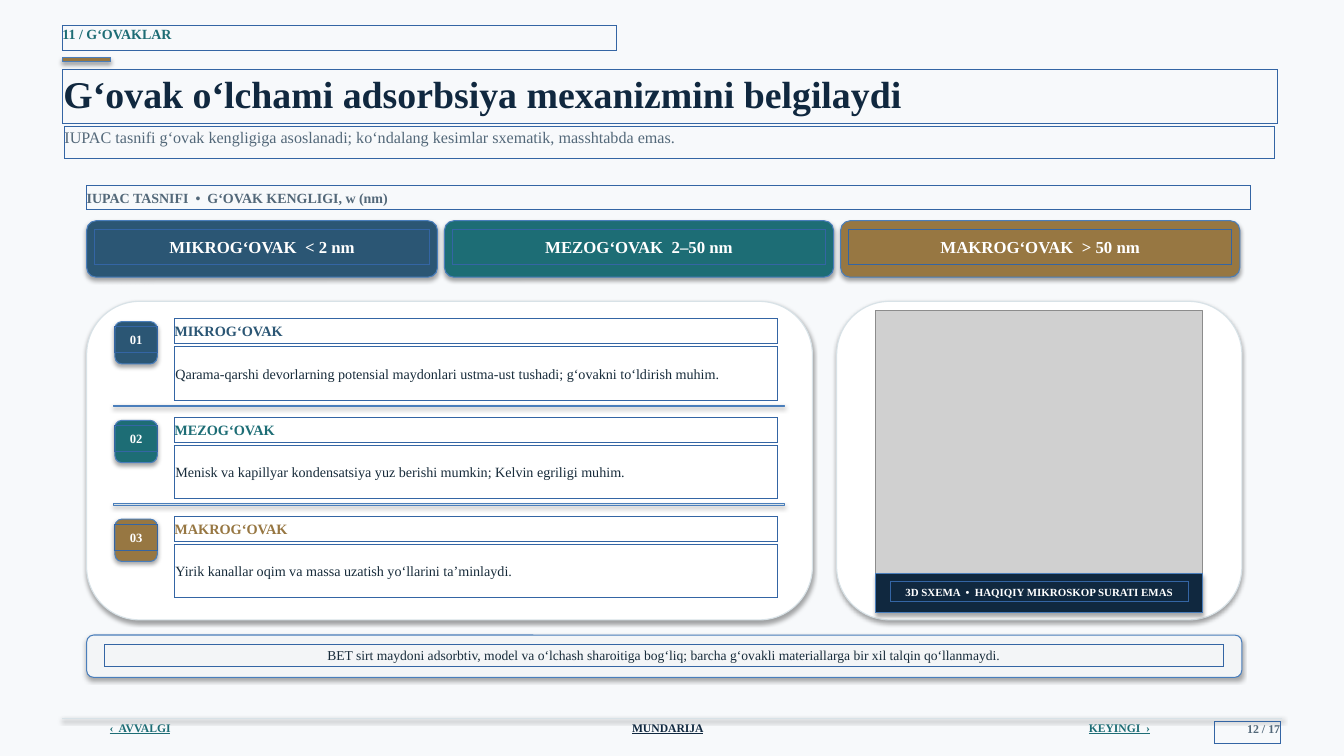
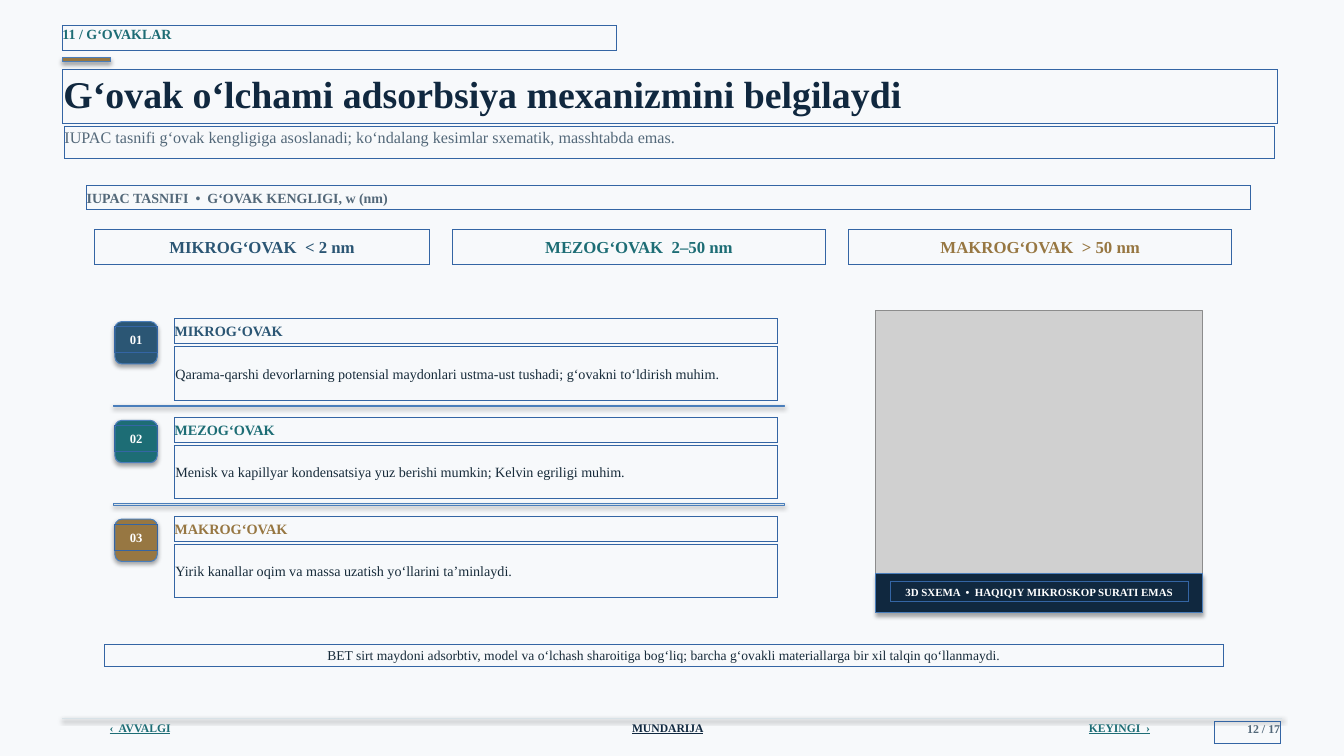
Before and after one commit to jabborovd18-collab/taqdimot-fayllari, a slide deck: slide 12 of sirt_hodisalari_adsorbsiya_ilmi.pptx. Drawn at 1344x756 pixels with LibreOffice and Linux fonts; fonts in the diff are those of the drawing; grey boxes stand for pictures; background and template pictures are left out. Boxes give left, top, right and bottom in pixels: in the first picture for what was removed or moved away, otherwise in the second. Text is boxed around its words. In the diff, an @@ line names an element or a change of style, - is before the commit and + after.

```diff
--- a/sirt_hodisalari_adsorbsiya_ilmi.pptx
+++ b/sirt_hodisalari_adsorbsiya_ilmi.pptx
@@ rounded rectangle removed at (87, 221, 438, 277) @@
@@ text "MIKROG‘OVAK < 2 nm" at (169, 242, 354, 254): text colour #FFFFFF to #2B5674 @@
@@ rounded rectangle removed at (445, 221, 834, 277) @@
@@ text "MEZOG‘OVAK 2–50 nm" at (545, 242, 732, 253): text colour #FFFFFF to #1D6D75 @@
@@ rounded rectangle removed at (841, 221, 1240, 277) @@
@@ text "MAKROG‘OVAK > 50 nm" at (940, 242, 1140, 254): text colour #FFFFFF to #977742 @@
@@ rounded rectangle removed at (87, 301, 813, 620) @@
@@ rounded rectangle removed at (837, 301, 1242, 620) @@
@@ rounded rectangle removed at (87, 635, 1242, 678) @@
```
Also in this commit, not shown: 15 other slides changed.
